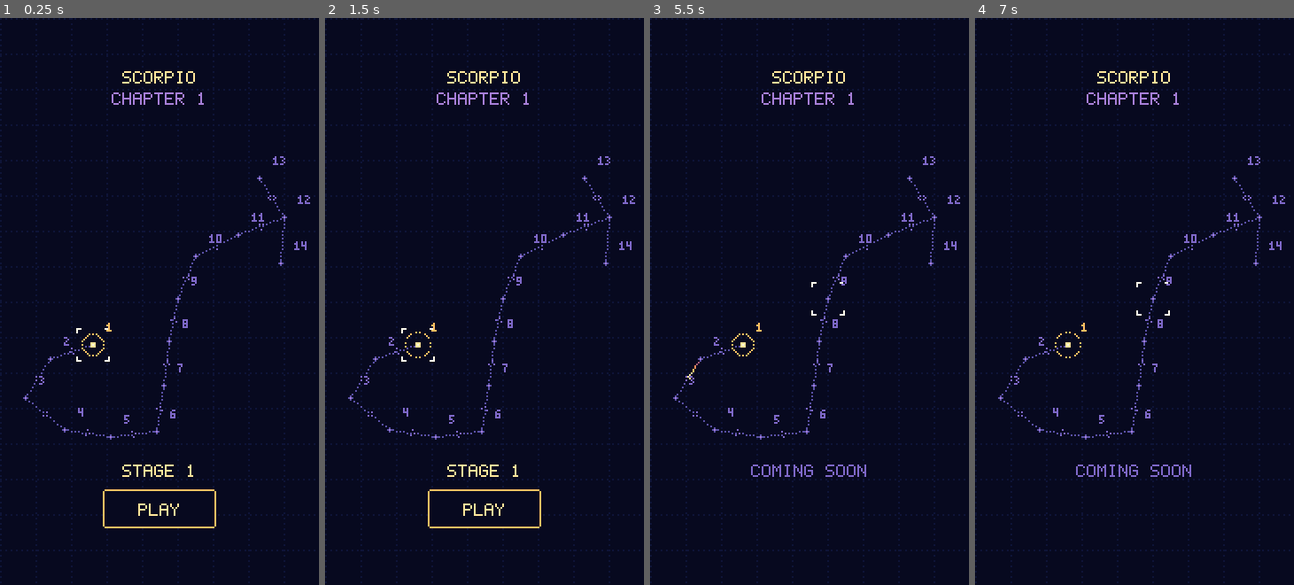
Above: before the commit, frames 1-4 (left to right).
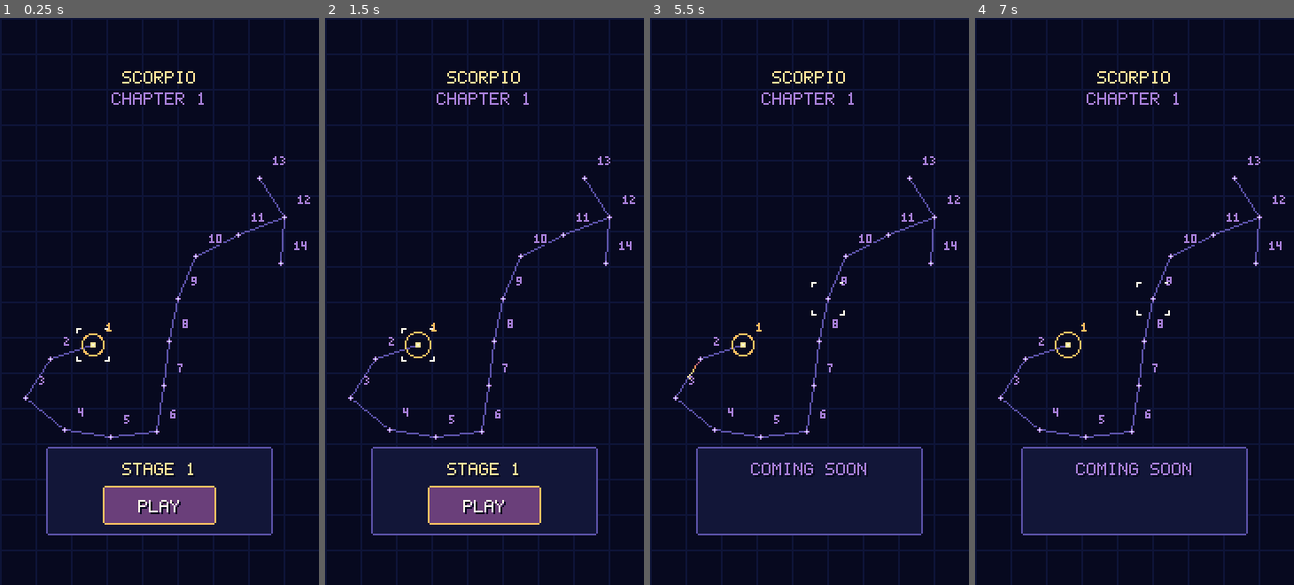
Above: after the commit, the same moments.

Repository: mrafael1/DustInSpace
Game: Godot game, scene res://game/scenes/app.tscn
Two runs of this game, one before a commit and one after it. Both use one fixed random seed, a clock stepped at 60 frames per second and the inputs below.
Inputs (mouse positions are in pixels of both pictures, inside the frame that each line leads up to):
- Up to frame 1 (0.25 s): no input
- Up to frame 2 (1.5 s): tap Enter at 0.5 s; move the mouse to (554, 273) at 0.52 s; hold Shift 0.53-1.25 s; click (554, 273) at 0.67 s; tap Space at 1.25 s; drag from (420, 329) to (468, 414) at 1.27 s
- Up to frame 3 (5.5 s): move the mouse to (841, 176) at 2.02 s; tap Ctrl at 2.1 s; click (841, 176) at 2.17 s; drag from (793, 414) to (713, 216) at 2.77 s; tap Enter at 3.5 s; move the mouse to (905, 386) at 3.52 s; tap B at 3.6 s; click (905, 386) at 3.67 s; drag from (713, 216) to (761, 159) at 4.27 s; move the mouse to (825, 301) at 5.02 s; hold Shift from 5.03 s (still down); click (825, 301) at 5.17 s
- Up to frame 4 (7 s): release Shift at 5.75 s; drag from (1086, 159) to (1070, 329) at 5.77 s; move the mouse to (1204, 273) at 6.52 s; tap Ctrl at 6.6 s; click (1204, 273) at 6.67 s

The runs differ from the first frame. In frame 1, 17% of the frame differs, in the area x 0-100%, y 0-100%; in frame 2, 17%; in frame 3, 17%; in frame 4, 17%.

Commit message:
art: chapter chart with solid paths, lit between finished stages and warm to the next, and a stage panel
Co-Authored-By: Claude Opus 5.5 <noreply@anthropic.com>
Claude-Session: https://claude.ai/code/session_01ASnDPR9SCSabzXswq9efCT

Diff:
--- a/game/scenes/chapter_select.gd
+++ b/game/scenes/chapter_select.gd
@@ -4,10 +4,11 @@
 ## point, travelled from the tail. Tap a point to select it (a comet travels there along the
 ## strings); PLAY starts its stage if it's available or completed. Locked points can be selected to
 ## see what they are, never played.
-## Points: completed ones are gold stars, and the strings between completed points glow; the one
-## to play next has a warm ring that breathes; locked ones are dim. The selected point wears C0
-## corner brackets. Numbers (3x5, UI text) count the route from the tail, and small chevrons on the
-## strings point the way on, so the direction reads without astronomy.
+## Points: completed ones are gold stars; the one to play next has a warm ring that breathes;
+## locked ones are cool and quieter. The selected point wears C0 corner brackets. The path is solid:
+## gold along the route between completed stages, warm from the last one to the stage to play
+## next, and a cool guide elsewhere. Numbers (3x5, UI text) count the route from the tail, so the
+## direction reads without astronomy. The selected stage's name and PLAY sit on their own panel.
 ## Back from a won stage (show_progress), the point flashes as it lights, then a comet travels to
 ## the point it unlocked. Owns no rules: Chapter says what's completed and available.
 ## Works in game coordinates (App sets the layer's offset like Main's UI layers).
@@ -15,10 +16,15 @@
 ## The player asked to play the stage at route point `point`.
 signal stage_chosen(point: int)
 
+## How a string of the path shows: a cool guide, the way to the stage to play next, or travelled.
+enum Leg { GUIDE, NEXT, LIT }
+
 const TITLE_Y: int = 30
 const SUBTITLE_Y: int = 42
-const INFO_Y: int = 252
-const PLAY := Rect2i(58, 266, 64, 22)
+const INFO_Y: int = 251
+const PLAY := Rect2i(58, 264, 64, 22)
+## The stage panel behind the name and PLAY: M1 fill, N6 border, clipped corners.
+const PANEL := Rect2i(26, 242, 128, 50)
 ## Press circle around a point: 44 pt at 2 pt per px.
 const HIT_RADIUS: int = 12
 ## The breathing ring round the point to play next: radius 6 or 7, swapping every RING_STEP.
@@ -65,7 +71,7 @@
 	_title.label_settings = HudText.primary(Palette.C1)
 	_subtitle.label_settings = HudText.primary(Palette.N8)
 	_info.label_settings = HudText.primary(Palette.C1)
-	_play.label_settings = HudText.primary(Palette.C1)
+	_play.label_settings = HudText.primary(Palette.C0)
 	_title.text = "SCORPIO"
 	_subtitle.text = "CHAPTER 1"
 	_centre(_title, TITLE_Y)
@@ -232,7 +238,7 @@
 	if _chapter == null or _info == null:
 		return
 	for point: int in _numbers.size():
-		var colour: Color = Palette.N7
+		var colour: Color = Palette.N8
 		match _chapter.state(point):
 			Chapter.PointState.COMPLETED:
 				colour = Palette.C1
@@ -245,7 +251,7 @@
 		_info.label_settings.font_color = Palette.C1
 	else:
 		_info.text = "COMING SOON"
-		_info.label_settings.font_color = Palette.N7
+		_info.label_settings.font_color = Palette.N8
 	_centre(_info, INFO_Y)
 	_play.visible = can_play()
 	_play.text = "REPLAY" if _chapter.is_completed(_selected) else "PLAY"
@@ -261,18 +267,18 @@
 
 func _draw_chart() -> void:
 	_chart.draw_rect(Rect2(_screen), Palette.N0)
+	# A faint solid grid, the chart's paper.
 	for y: int in range(_screen.position.y + posmod(-_screen.position.y, GRID), _screen.end.y, GRID):
-		for x: int in range(_screen.position.x, _screen.end.x, 3):
-			_dot(Vector2i(x, y), Palette.N1)
+		_chart.draw_rect(Rect2(_screen.position.x, y, _screen.size.x, 1), Palette.N1)
 	for x: int in range(_screen.position.x + posmod(-_screen.position.x, GRID), _screen.end.x, GRID):
-		for y: int in range(_screen.position.y, _screen.end.y, 3):
-			_dot(Vector2i(x, y), Palette.N1)
+		_chart.draw_rect(Rect2(x, _screen.position.y, 1, _screen.size.y), Palette.N1)
 	if _chapter == null:
 		return
-	for segment: int in Scorpio.segment_count():
-		_draw_string(segment)
-	for point: int in range(1, Chapter.point_count()):
-		_draw_chevron(point)
+	var legs: Array[Leg] = string_legs()
+	for leg: Leg in [Leg.GUIDE, Leg.NEXT, Leg.LIT]:
+		for segment: int in Scorpio.segment_count():
+			if legs[segment] == leg:
+				_draw_string(segment, leg)
 	for point: int in Chapter.point_count():
 		_draw_point(point)
 	_draw_selection(point_position(_selected))
@@ -283,37 +289,51 @@
 		for d: Vector2i in ConstellationView.circle_pixels(radius):
 			_dot(point_position(_light_point) + d, colour)
 	_draw_comet()
+	_draw_plaque(PANEL, Palette.M1, Palette.N6)
 	if can_play():
-		_draw_plaque(PLAY, Palette.M3 if _pressed_play else Palette.N0, Palette.C2)
-
-
-## A string glows C1 between two completed points; otherwise it's a dotted N6 guide.
-func _draw_string(segment: int) -> void:
+		_draw_plaque(PLAY, Palette.C4 if _pressed_play else Palette.C5, Palette.C2)
+
+
+## How each string shows (Scorpio.SEGMENTS order): LIT along the route between completed stages
+## (following the strings, so the way back through the head to a claw lights too), NEXT from the
+## last completed stage to the stage to play next, GUIDE elsewhere.
+func string_legs() -> Array[Leg]:
+	var legs: Array[Leg] = []
+	for segment: int in Scorpio.segment_count():
+		legs.append(Leg.GUIDE)
+	for point: int in range(1, Chapter.point_count()):
+		var leg: Leg = Leg.GUIDE
+		if _chapter.is_completed(point - 1) and _chapter.is_completed(point):
+			leg = Leg.LIT
+		elif _chapter.is_completed(point - 1) and _chapter.is_available(point):
+			leg = Leg.NEXT
+		if leg == Leg.GUIDE:
+			continue
+		var marks: Array[int] = Chapter.path(point - 1, point)
+		for k: int in range(1, marks.size()):
+			var segment: int = _segment_between(marks[k - 1], marks[k])
+			legs[segment] = maxi(legs[segment], leg) as Leg
+	return legs
+
+
+## A solid 1 px string: C1 when travelled, C3 on the way to the next stage, an N6 guide elsewhere.
+func _draw_string(segment: int, leg: Leg) -> void:
 	var ends: Array[int] = Scorpio.segment_landmarks(segment)
-	var done: bool = _landmark_completed(ends[0]) and _landmark_completed(ends[1])
-	var pixels: Array[Vector2i] = LinkLayer.line_pixels(Scorpio.LANDMARKS[ends[0]], Scorpio.LANDMARKS[ends[1]])
-	for i: int in pixels.size():
-		if done:
-			_dot(pixels[i], Palette.C1)
-		elif i % 2 == 0:
-			_dot(pixels[i], Palette.N6)
-
-
-## A small chevron halfway from point `point - 1` towards `point`, pointing the way on: warm on
-## the step to the point to play next, dim elsewhere.
-func _draw_chevron(point: int) -> void:
-	var marks: Array[int] = Chapter.path(point - 1, point)
-	if marks.size() < 2:
-		return
-	var a := Vector2(Scorpio.LANDMARKS[marks[0]])
-	var b := Vector2(Scorpio.LANDMARKS[marks[1]])
-	var dir: Vector2 = (b - a).normalized()
-	var mid: Vector2 = (a + b) / 2.0
-	var side: Vector2 = dir.orthogonal()
-	var colour: Color = Palette.C2 if _chapter.state(point) == Chapter.PointState.AVAILABLE and not _chapter.is_completed(point) else Palette.N7
-	_dot(Vector2i((mid + dir * 1.5).round()), colour)
-	_dot(Vector2i((mid - dir * 0.5 + side * 1.5).round()), colour)
-	_dot(Vector2i((mid - dir * 0.5 - side * 1.5).round()), colour)
+	var colour: Color = Palette.N6
+	if leg == Leg.LIT:
+		colour = Palette.C1
+	elif leg == Leg.NEXT:
+		colour = Palette.C3
+	for p: Vector2i in LinkLayer.line_pixels(Scorpio.LANDMARKS[ends[0]], Scorpio.LANDMARKS[ends[1]]):
+		_dot(p, colour)
+
+
+static func _segment_between(a: int, b: int) -> int:
+	for segment: int in Scorpio.segment_count():
+		var pair: Vector2i = Scorpio.SEGMENTS[segment]
+		if (pair.x == a and pair.y == b) or (pair.x == b and pair.y == a):
+			return segment
+	return -1
 
 
 func _draw_point(point: int) -> void:
@@ -328,12 +348,12 @@
 			_fill(at, 1, Palette.C1)
 			_dot(at, Palette.C0)
 			for d: Vector2i in ConstellationView.circle_pixels(6 + _ring_frame()):
-				if (d.x + d.y) % 2 == 0:
-					_dot(at + d, Palette.C2)
+				_dot(at + d, Palette.C2)
 		_:
+			_fill(at, 1, Palette.N0)
 			for d: Vector2i in [Vector2i(0, -1), Vector2i(0, 1), Vector2i(-1, 0), Vector2i(1, 0)]:
-				_dot(at + d, Palette.N6)
-			_dot(at, Palette.N8)
+				_dot(at + d, Palette.N8)
+			_dot(at, Palette.M6)
 
 
 ## C0 corner brackets round the selected point (a lighter C1 while it's pressed).
@@ -359,11 +379,6 @@
 		_dot(_travel[head], Palette.C0)
 
 
-func _landmark_completed(landmark: int) -> bool:
-	var point: int = Chapter.ROUTE.find(landmark)
-	return point >= 0 and _chapter.is_completed(point)
-
-
 func _fill(at: Vector2i, half: int, colour: Color) -> void:
 	_chart.draw_rect(Rect2(Vector2(at - Vector2i(half, half)), Vector2(2 * half + 1, 2 * half + 1)), colour)
 
--- a/tests/test_chapter_select.gd
+++ b/tests/test_chapter_select.gd
@@ -106,6 +106,41 @@
 	# Colours the chart uses are all Palette constants (checked against the .gpl elsewhere).
 	for colour: Color in ChapterSelect.TRAIL + ChapterSelect.LIGHT_COLOURS:
 		assert_true(colour in [Palette.C0, Palette.C1, Palette.C2, Palette.C3, Palette.C4])
+
+
+## Feedback on #66: finished stages light the path between them; the way to the next stage is
+## warm; the rest is a solid cool guide.
+func test_the_path_lights_between_finished_stages_and_warms_toward_the_next() -> void:
+	var chapter := Chapter.new(3)
+	chart.setup(chapter)
+	var tail: int = _segment(13, 12)
+	var next: int = _segment(12, 11)
+	assert_eq(chart.string_legs()[tail], ChapterSelect.Leg.GUIDE, "nothing done yet")
+	chapter.complete(0)
+	chart.setup(chapter)
+	assert_eq(chart.string_legs()[tail], ChapterSelect.Leg.NEXT, "the way from stage 1 to stage 2")
+	chapter.complete(1)
+	chart.setup(chapter)
+	var legs: Array = chart.string_legs()
+	assert_eq(legs[tail], ChapterSelect.Leg.LIT, "stages 1 and 2 done: the path between them lights")
+	assert_eq(legs[next], ChapterSelect.Leg.NEXT, "and warms on to stage 3")
+	assert_eq(legs.count(ChapterSelect.Leg.LIT), 1)
+
+
+func test_a_claw_reached_back_through_the_head_lights_both_strings() -> void:
+	var chapter := Chapter.new(Chapter.point_count())
+	for point: int in Chapter.point_count():
+		chapter.complete(point)
+	chart.setup(chapter)
+	for leg: ChapterSelect.Leg in chart.string_legs():
+		assert_eq(leg, ChapterSelect.Leg.LIT, "every string on the route lights")
+
+
+func test_the_stage_panel_holds_the_name_and_play() -> void:
+	chart.setup(Chapter.new())
+	assert_true(ChapterSelect.PANEL.encloses(ChapterSelect.PLAY))
+	var info: Label = _label("Info")
+	assert_true(ChapterSelect.PANEL.has_point(Vector2i(info.position)))
 
 
 func test_app_opens_on_the_chart_then_stage_1_then_back() -> void:
@@ -199,6 +234,14 @@
 	assert_eq(backed, [true])
 
 
+func _segment(a: int, b: int) -> int:
+	for segment: int in Scorpio.segment_count():
+		var pair: Vector2i = Scorpio.SEGMENTS[segment]
+		if (pair.x == a and pair.y == b) or (pair.x == b and pair.y == a):
+			return segment
+	return -1
+
+
 func _app() -> App:
 	var app: App = AppScene.instantiate()
 	app.progress_path = store_path
